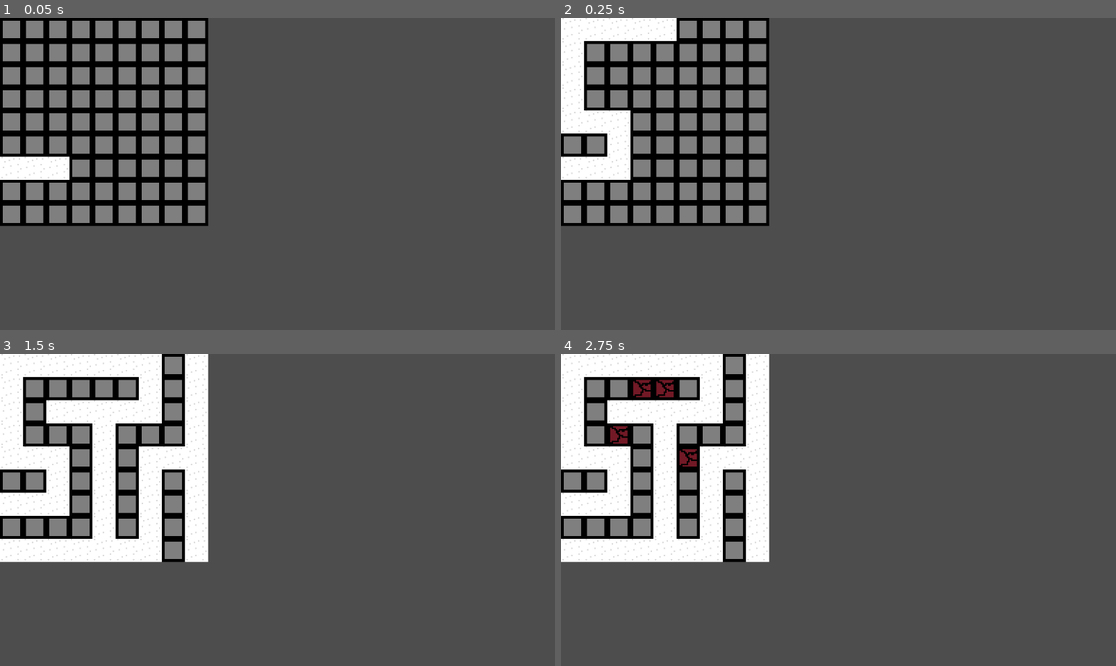
Above: before the commit, frames 1-4 (two rows, left to right).
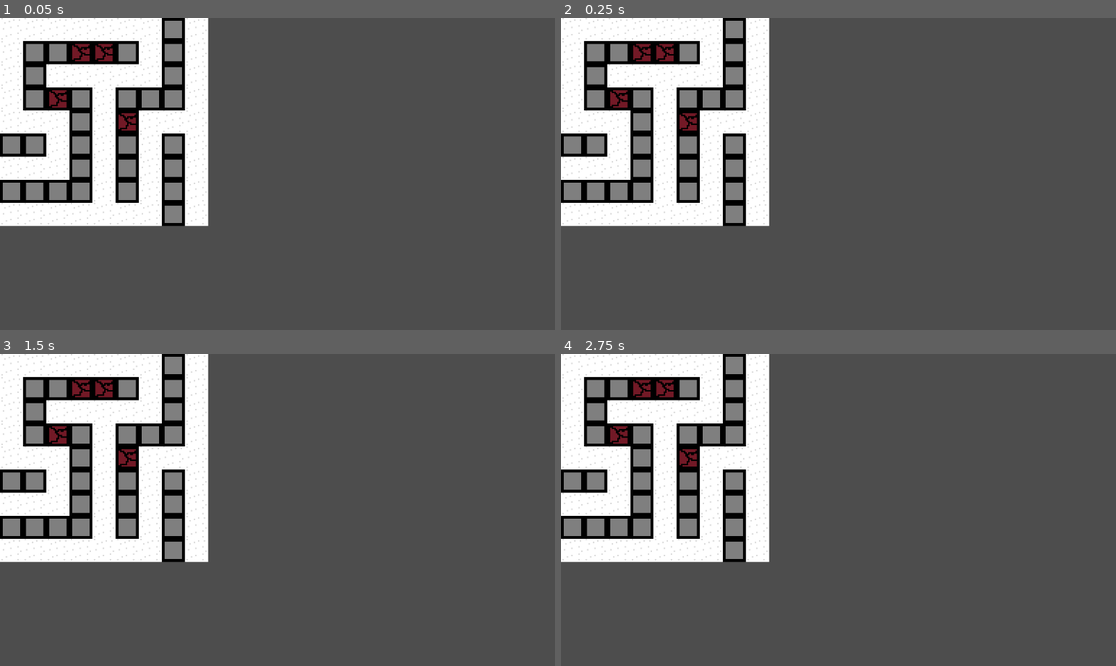
Above: after the commit, the same moments.

Repository: mojius/Mini-Jam-185
Game: Godot game, scene res://scenes/procgen-test.tscn
Two runs of this game, one before a commit and one after it. Both use one fixed random seed, a clock stepped at 60 frames per second and the inputs below. This scene is started directly instead of the project's main scene.
Inputs:
- Up to frame 1 (0.05 s): no input
- Up to frame 2 (0.25 s): no input
- Up to frame 3 (1.5 s): hold Right (ui_right) 0.53-1.28 s; tap Enter at 1.25 s; hold Down (ui_down) from 1.28 s (still down)
- Up to frame 4 (2.75 s): tap Space at 2 s; release Down (ui_down) at 2.03 s; hold Right (ui_right) from 2.03 s (still down)

The runs differ from the first frame. In frame 1, 15% of the frame differs, in the area x 0-38%, y 0-67%; in frame 2, 11%; in frame 3, 0.7%; in frame 4, nothing differs.

Commit message:
Added test sprite

Diff:
--- a/scripts/randomly_generated_map.gd
+++ b/scripts/randomly_generated_map.gd
@@ -23,7 +23,6 @@
     init_cell(rand_tile, Vector2i(0,0), visited, stack)
 
     while stack.size() > 0:
-        await get_tree().create_timer(0.03).timeout
         var cell: Vector2i = stack.pop_front()
         #print("Popped! ", cell)
         var neighbors: Array[Vector2i] = get_special_surrounding(cell)
Binary file added: anim_test.png
Not shown, added: anim_test.png.import
